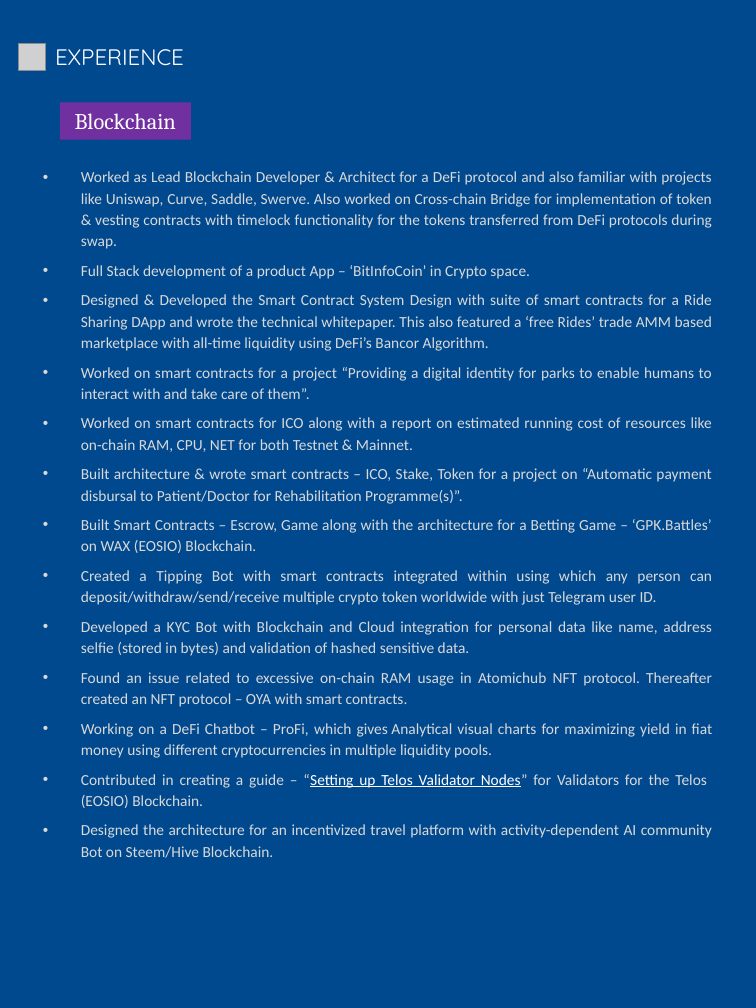
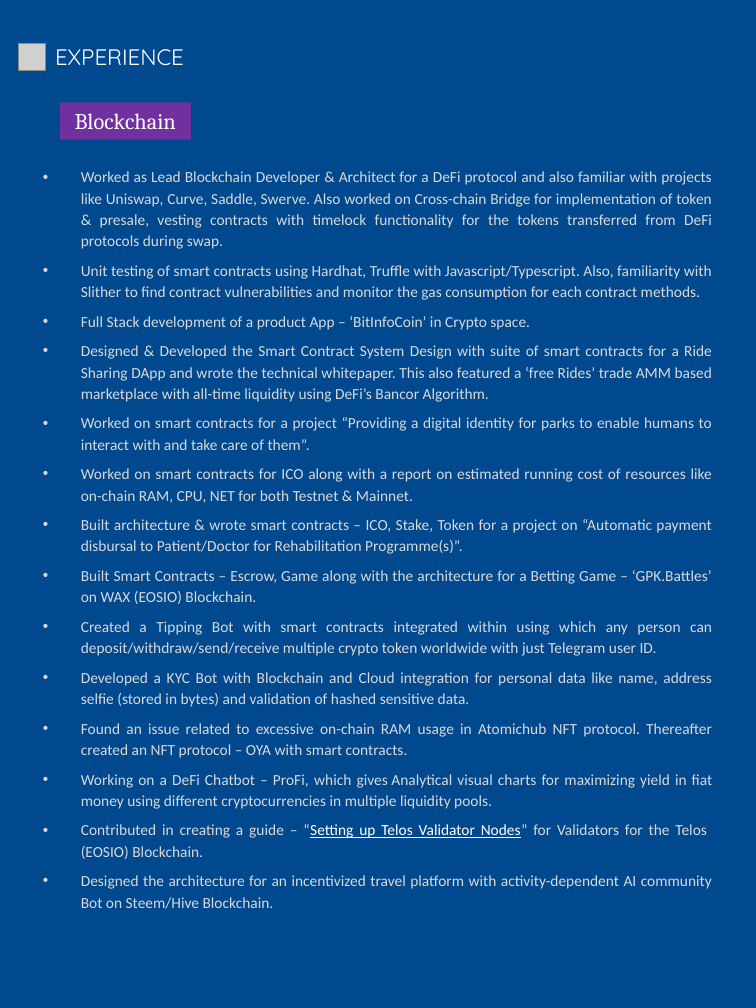
Before and after one commit to abhi3700/my_resume, a slide deck: slide 2 of my_resume.pptx. Drawn at 756x1008 pixels with LibreOffice and Linux fonts; fonts in the diff are those of the drawing; grey boxes stand for pictures. Boxes give left, top, right and bottom in pixels: in the first picture for what was removed or moved away, otherwise in the second. Text is boxed around its words. In the diff, an @@ line names an element or a change of style, - is before the commit and + after.

```diff
--- a/my_resume.pptx
+++ b/my_resume.pptx
@@ text at (81,171,712,300): text changed @@
-• Worked as Lead Blockchain Developer & Architect for a DeFi protocol and also familiar with projects like Uniswap, Curve, Saddle, Swerve. Also worked on Cross-chain Bridge for implementation of token & vesting contracts with timelock functionality for the tokens transferred from DeFi protocols during swap.
+• Worked as Lead Blockchain Developer & Architect for a DeFi protocol and also familiar with projects like Uniswap, Curve, Saddle, Swerve. Also worked on Cross-chain Bridge for implementation of token & presale, vesting contracts with timelock functionality for the tokens transferred from DeFi protocols during swap.
+• Unit testing of smart contracts using Hardhat, Truffle with Javascript/Typescript. Also, familiarity with Slither to find contract vulnerabilities and monitor the gas consumption for each contract methods.
```
Also in this commit, not shown: 1 other slide changed, 2 other files.
